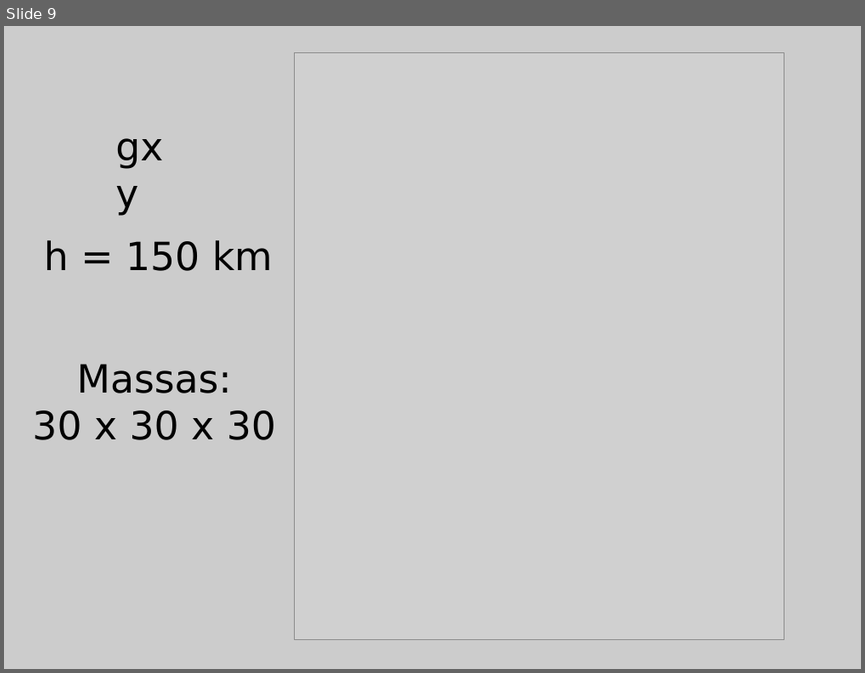
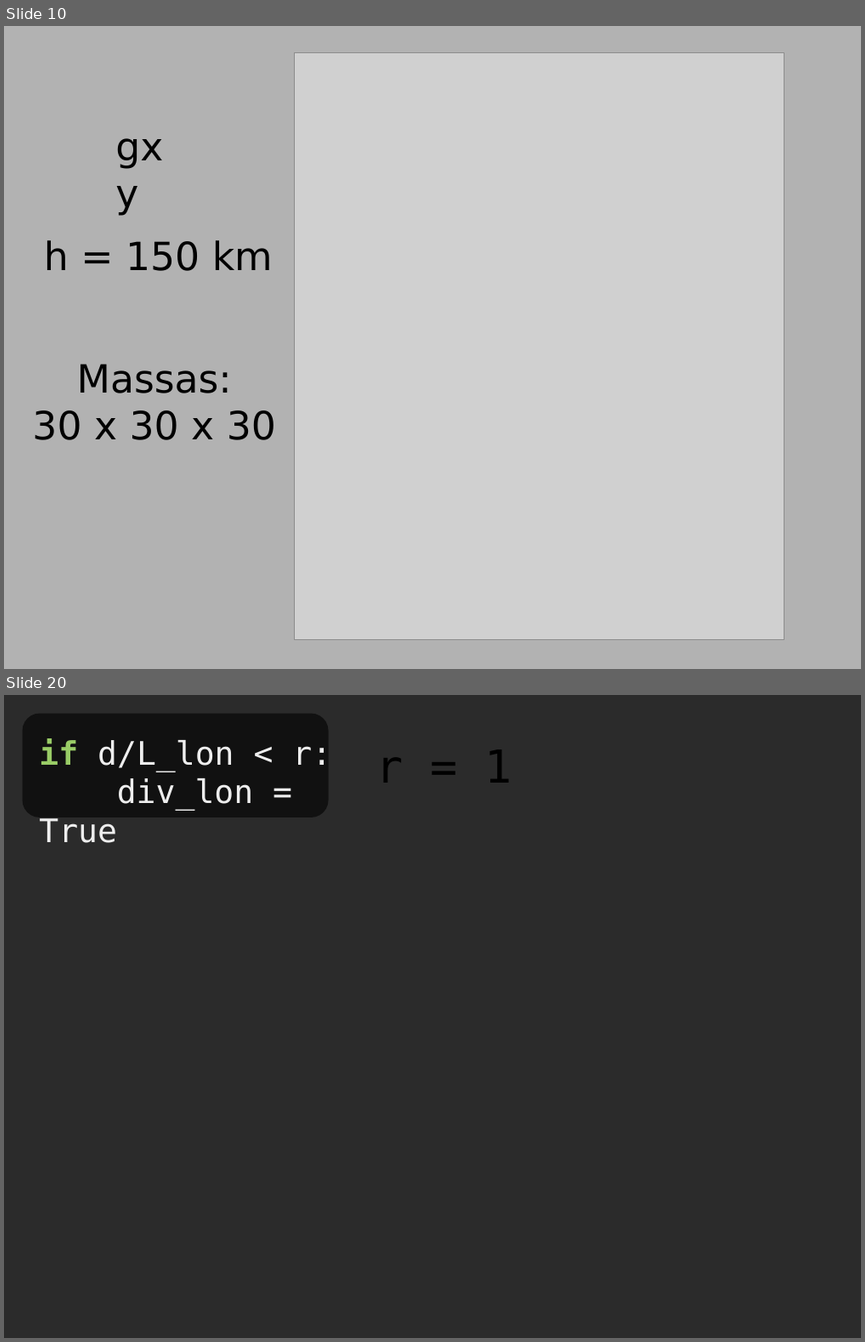
Before and after one commit to leouieda/seminario-on-2014, a slide deck: slides.odp. Shown one above the other, each under a label of ours: slide 9 before the commit, slides 10 and 20 after it; the slides between them are not shown. The pictures are 865x673 and 865x1342 pixels, drawn with LibreOffice and Linux fonts; fonts in the diff are those of the drawing; grey boxes stand for pictures; background and template pictures are left out; a plain dark background stands for a picture behind light text. Boxes give left, top, right and bottom in pixels: in the first picture for what was removed or moved away, otherwise in the second. Text is boxed around its words. In the diff, an @@ line names an element or a change of style, - is before the commit and + after.

```diff
--- a/slides.odp
+++ b/slides.odp
@@ slide 20 added at (4, 695, 861, 1338), background picture (left out) @@
@@ rounded rectangle added at (23, 714, 329, 818), fill #111111 @@
@@ text added at (39, 738, 331, 843), 30 pt, text #EEEEEE @@
+if d/L_lon < r:
+div_lon = True
@@ text added at (375, 750, 512, 783), 42 pt, text #000000 @@
+r = 1
@@ what was slide 9 is now slide 10 @@
@@ slide 10 changed as well @@
@@ background #CCCCCC to #B2B2B2 @@
```
Also in this commit, not shown: 6 other slides changed, 24 other slides added, 1 slide removed, 1 other file.
